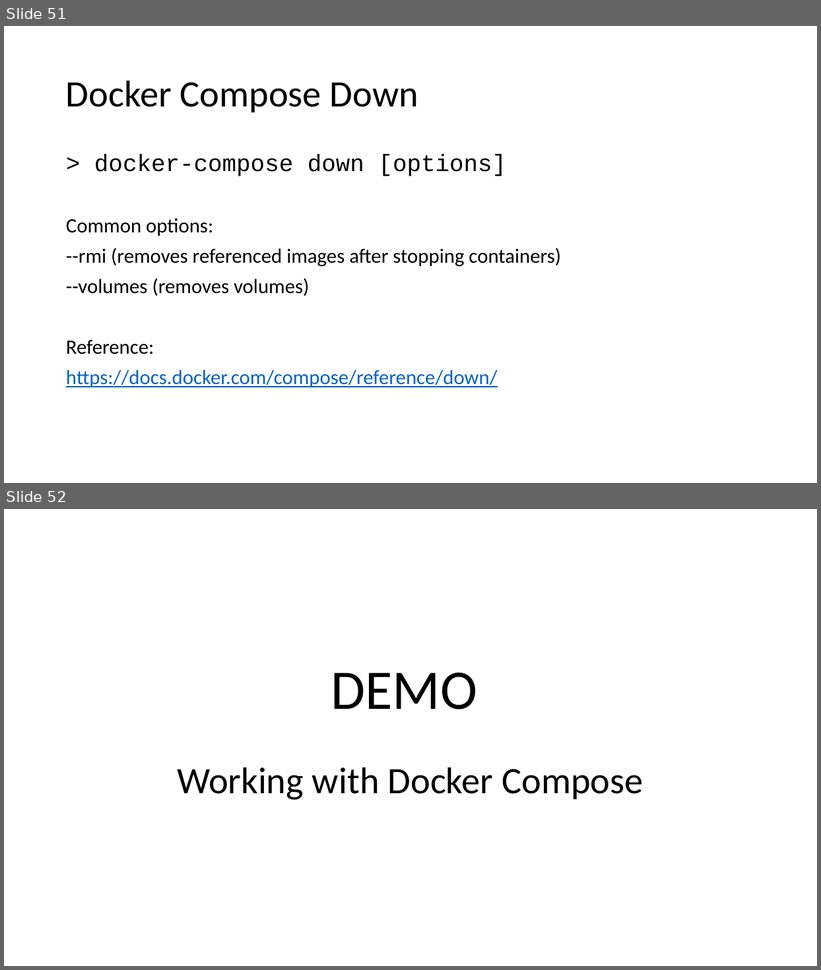
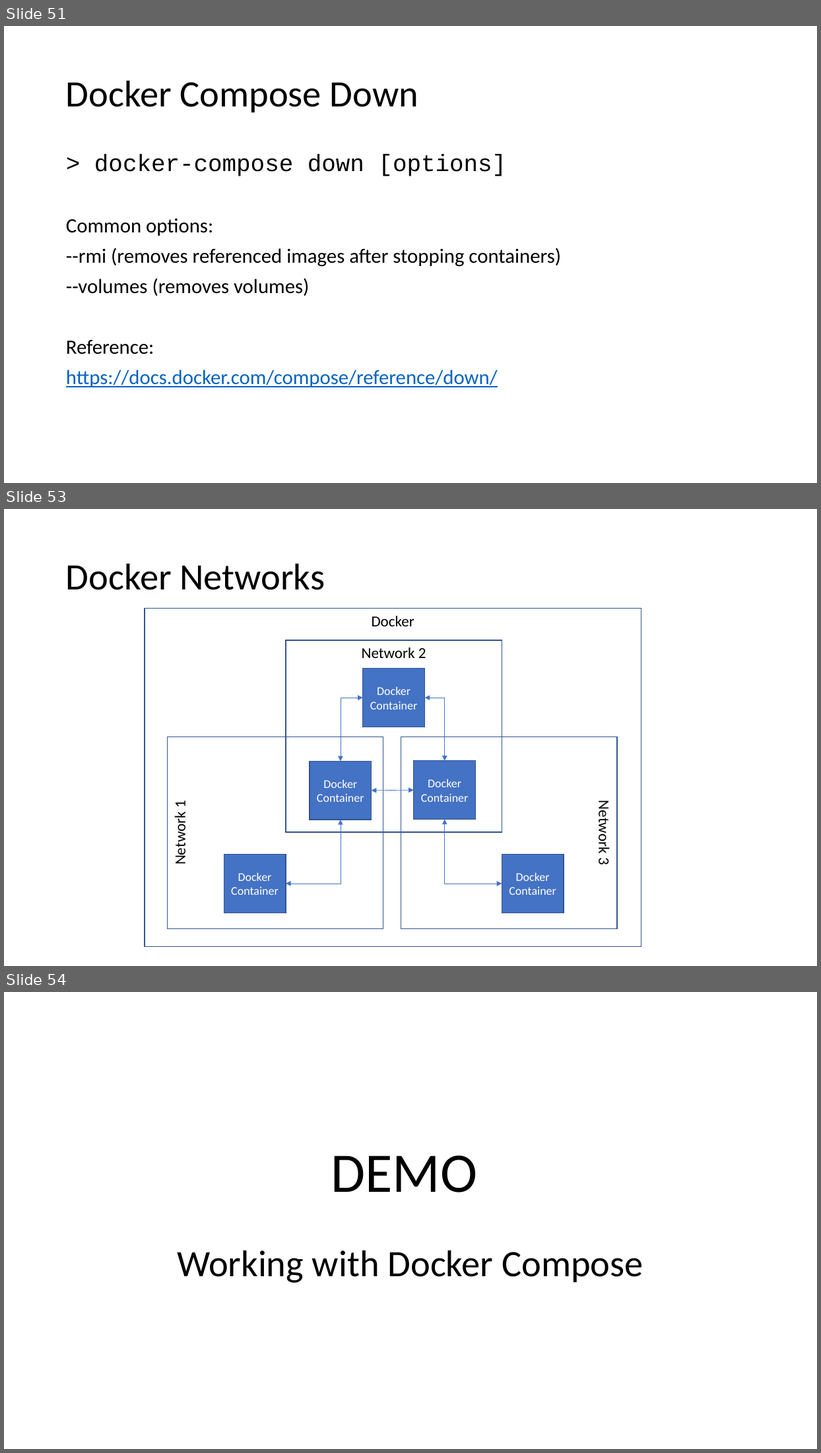
Before and after one commit to aljazsim/docker-masterclass-examples, a slide deck: Docker Masterclass.pptx. Shown one above the other, each under a label of ours: slides 51 and 52 before the commit, slides 51, 53 and 54 after it; the slides between them are not shown. The pictures are 821x970 and 821x1453 pixels, drawn with LibreOffice and Linux fonts; fonts in the diff are those of the drawing. Boxes give left, top, right and bottom in pixels: in the first picture for what was removed or moved away, otherwise in the second. Text is boxed around its words. In the diff, an @@ line names an element or a change of style, - is before the commit and + after.

```diff
--- a/Docker Masterclass.pptx
+++ b/Docker Masterclass.pptx
@@ slide 53 added at (4, 509, 817, 966), background #FFFFFF @@
@@ title added at (66, 563, 325, 590), 44 pt, text #000000 @@
+Docker Networks
@@ rectangle added at (145, 609, 642, 947), outline #325491 1 pt, 18 pt, text #000000 @@
+Docker
@@ rectangle added at (286, 641, 502, 833), outline #325491 1 pt, 18 pt, text #000000 @@
+Network 2
@@ rectangle added at (363, 669, 425, 727), fill #4472C4, outline #325491 1 pt, 14 pt, text #FFFFFF @@
+Docker Container
@@ elbow double arrow added from (341, 762) to (363, 698), #4472C4 0.5 pt @@
@@ elbow double arrow added from (445, 761) to (425, 698), #4472C4 0.5 pt @@
@@ rectangle added at (168, 737, 384, 929), outline #325491 1 pt, 18 pt, text #000000 @@
+Network 1
@@ rectangle added at (401, 737, 617, 929), outline #325491 1 pt, 18 pt, text #000000 @@
+Network 3
@@ rectangle added at (310, 762, 371, 820), fill #4472C4, outline #325491 1 pt, 14 pt, text #FFFFFF @@
+Docker Container
@@ rectangle added at (414, 761, 475, 819), fill #4472C4, outline #325491 1 pt, 14 pt, text #FFFFFF @@
+Docker Container
@@ double arrow added from (372, 791) to (414, 790), #4472C4 0.5 pt @@
@@ elbow double arrow added from (286, 884) to (341, 820), #4472C4 0.5 pt @@
@@ elbow double arrow added from (502, 884) to (445, 819), #4472C4 0.5 pt @@
@@ rectangle added at (224, 855, 286, 914), fill #4472C4, outline #325491 1 pt, 14 pt, text #FFFFFF @@
+Docker Container
@@ rectangle added at (502, 855, 564, 914), fill #4472C4, outline #325491 1 pt, 14 pt, text #FFFFFF @@
+Docker Container
@@ what was slide 52 is now slide 54 @@
```
Also in this commit, not shown: 1 other slide added.
